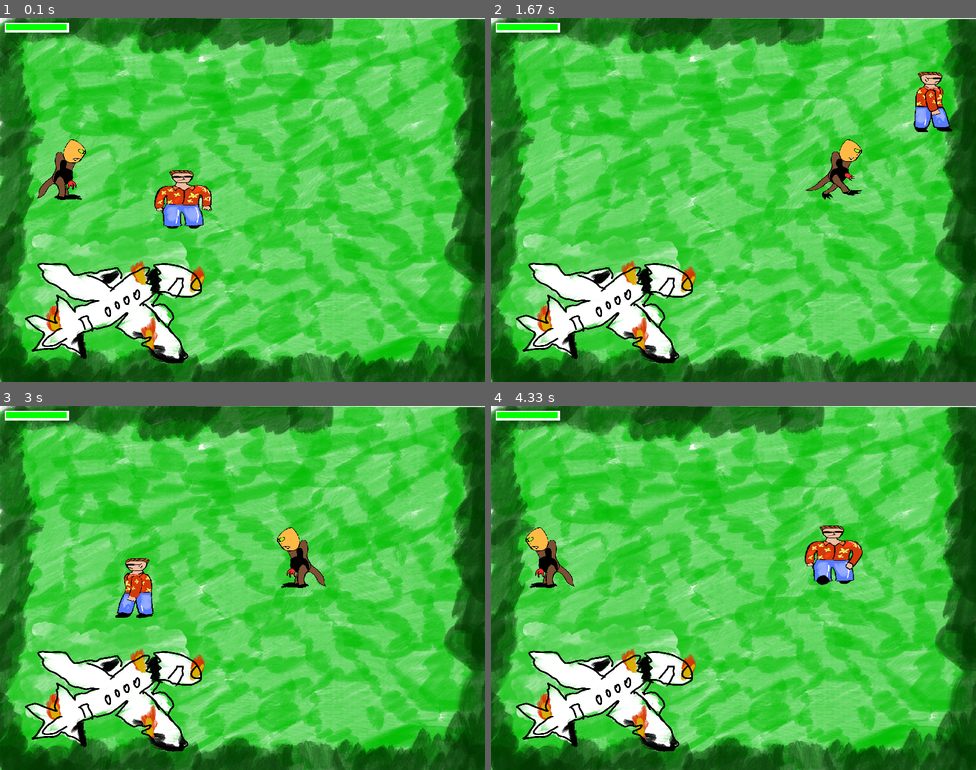
Above: before the commit, frames 1-4 (two rows, left to right).
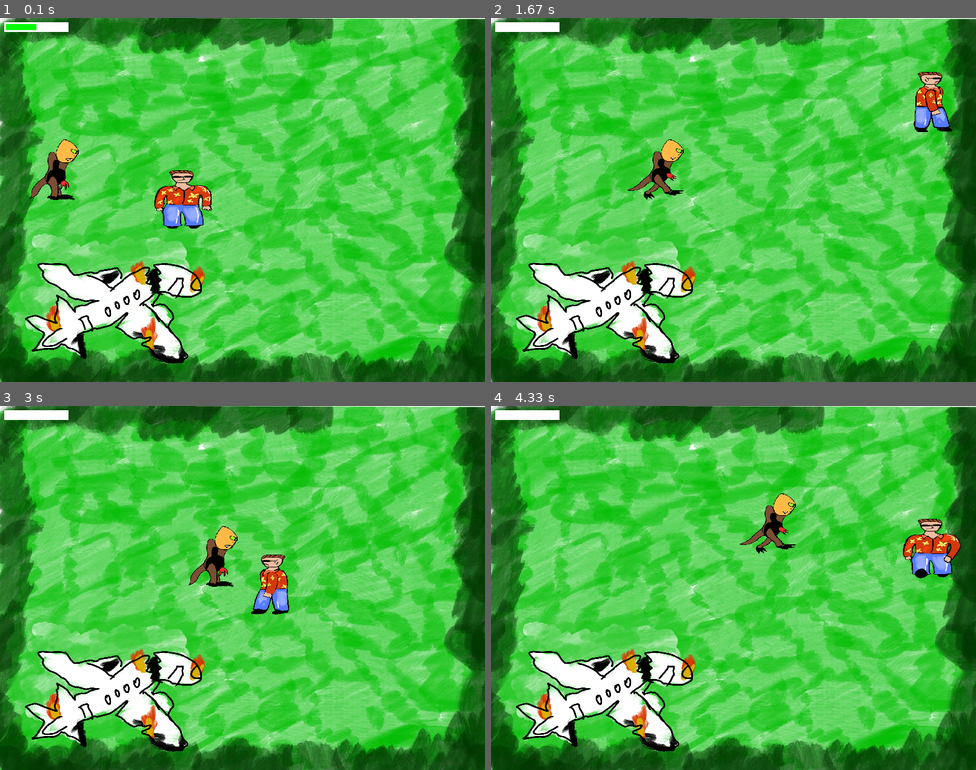
Above: after the commit, the same moments.

Repository: sartep1996/Final_Project_PyGame
Game: pygame game, started from main.py
Same seed, same stepped clock (60 frames per second), same inputs: the game is played once before the commit and once after it.
Inputs:
- Up to frame 1 (0.1 s): no input
- Up to frame 2 (1.67 s): hold D 0.33-0.8 s; hold W 0.83-1.13 s; hold D 1.17-1.63 s
- Up to frame 3 (3 s): hold A 1.67-2.2 s; hold S 2.23-2.53 s; hold A 2.57-2.97 s
- Up to frame 4 (4.33 s): hold W 3-3.37 s; hold D 3.4-4.03 s; hold S from 4.07 s (still down)

The runs differ from the first frame. In frame 1, 1.0% of the frame differs, in the area x 0-18%, y 1-50%; in frame 2, 1.7%; in frame 3, 3.5%; in frame 4, 4.3%, in the area x 0-97%, y 1-50%.

Commit message:
working on health bar draining

Diff:
--- a/collision_functions.py
+++ b/global_functions.py
@@ -62,3 +62,11 @@
             obj2.top = BOUNDRY_TOP
         elif obj2.bottom > BOUNDRY_BOTTOM:
             obj2.bottom = BOUNDRY_BOTTOM
+
+
+def player_taking_damage(health, damage):
+    health -= damage
+    if health <= 0:
+        health = 0
+
+    return health
--- a/main.py
+++ b/main.py
@@ -19,7 +19,7 @@
 from monster_1 import monster1
 monster1.set_position(200, 200)
 from background_objects import plane_b_object
-from collision_functions import collision_with_static_object, collision_with_moving_object
+from global_functions import collision_with_static_object, collision_with_moving_object, player_taking_damage
 from boundries import boundries
 
 screen_rect = screen.get_rect()
@@ -43,7 +43,9 @@
     collision_with_static_object(player.player_rect, plane_b_object_rect, 10)
     collision_with_static_object(monster1.monster_rect, plane_b_object_rect, 10)
     collision_with_moving_object(player.player_rect, monster1.monster_rect, 10, player.movement_speed, monster1.movement_speed,  screen_rect)
-
+    player_taking_damage(player.health, monster1.attack_damage)
+    damage = monster1.attack_damage
+    player.take_damage(damage, screen)
 
     #black screen fill for default, all images are on top of it
     screen.fill((0, 0, 0))
@@ -53,7 +55,6 @@
     # screen.blit(monster1, monster1.monster_rect)
     monster1.draw_monster(screen)
     player.draw(screen)
-    player.draw_health_bar_outline(screen, 8, 8)
     player.draw_health_bar(screen, 10, 10, player.health)
 
 
--- a/monster_1.py
+++ b/monster_1.py
@@ -44,12 +44,13 @@
         self.is_monster_image = True
         self.animation_timer = 0
         self.animation_delay = 150
-        self.movement_speed = 4
+        self.movement_speed = 2
         self.last_moved = ''
         self.last_frame_time = time.time()
         self.should_follow_player = False
         self.patrol_mode = True
         self.monster_is_attacking = False
+        self.attack_damage = 10
 
         # self.check_collision = True
 
@@ -89,7 +90,7 @@
     def monster_patrol_left_right(self):
 
         if self.patrol_mode:
-            self.x += self.speed * self.direction
+            self.x += self.movement_speed * self.direction
             self.monster_rect.x = self.x
 
 
@@ -316,6 +317,8 @@
                     else:
                         self.last_moved = self.monster_image_up_still
 
+        return self.attack_damage
+
 
      #responsible for animating charackter movement
     def monster_animate(self):
--- a/player_movement.py
+++ b/player_movement.py
@@ -252,9 +252,11 @@
         bar_height = 10
         fill_color = (0, 255, 0)
         outline_color = (255, 255, 255)
-        if health <0:
-            health = 0
-
+        if health <0: health = 0
+
+
+        outline_rect = pg.Rect(x - 3, y - 3 , 3 + bar_width +3, 3+ bar_height +3)
+        pg.draw.rect(screen, outline_color, outline_rect )
 
         health_bar_rect = pg.Rect(x, y, bar_width, bar_height)
         pg.draw.rect(screen, outline_color, health_bar_rect)
@@ -262,20 +264,15 @@
         fill_rect = pg.Rect(x, y, fill_width, bar_height)
         pg.draw.rect(screen, fill_color, fill_rect)
 
-    def draw_health_bar_outline(self, screen, x, y):
-        bar_width = 100
-        bar_height = 10
-        outline_color = (255, 255, 255)
-
-
-        outline_rect = pg.Rect(x, y, 3 + bar_width +3, 3+ bar_height +3)
-        pg.draw.rect(screen, outline_color, outline_rect )
-
-
-    def take_damage(self, amount):
+
+    def take_damage(self, amount, screen):
         self.health -= amount
         if self.health <= 0:
-            pass
+            self.health = 0
+
+        self.draw_health_bar(screen, 10, 10, self.health)
+
+        return self.health
 
 
 player_image_path_raw = 'Images/Player_sprites/player_still.png'
